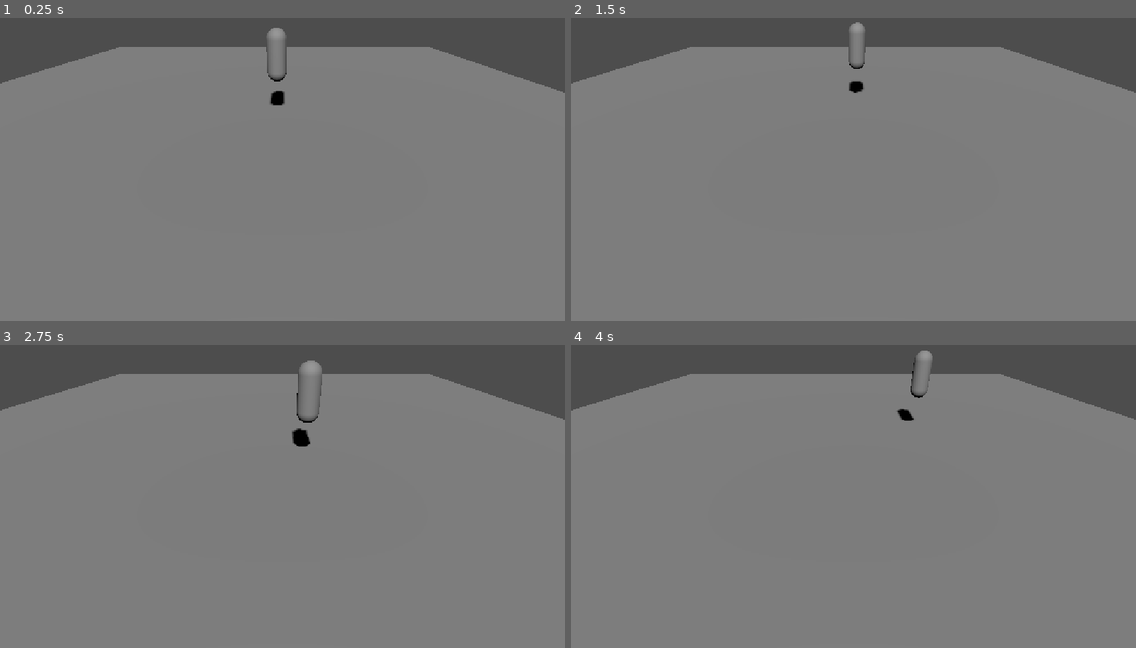
Above: before the commit, frames 1-4 (two rows, left to right).
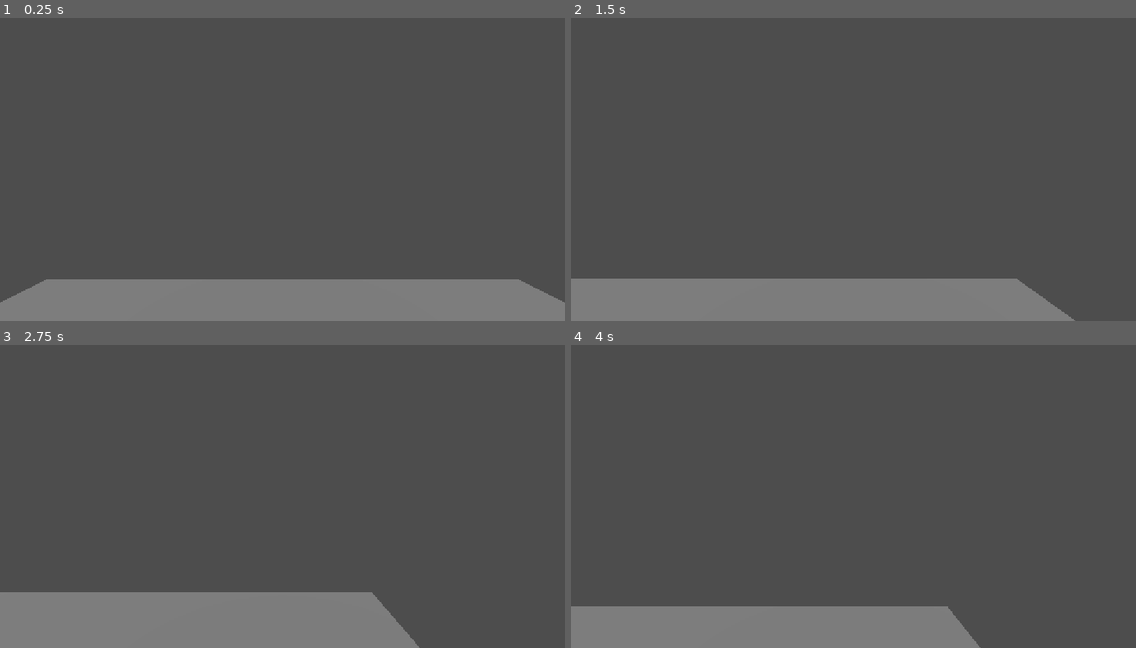
Above: after the commit, the same moments.

Repository: santiagotafur2026/ultimo-turno
Game: Godot game, scene res://main.tscn
The game is run twice, just before and just after one commit, with the same random seed, the same clock (stepped at 60 frames per second) and the same inputs.
Inputs:
- Up to frame 1 (0.25 s): no input
- Up to frame 2 (1.5 s): tap Enter at 0.5 s; hold D (move_right) 0.53-1.28 s; hold Shift (correr) 0.53-1.28 s; hold S (move_down) from 1.28 s (still down); tap Shift (correr) at 1.35 s
- Up to frame 3 (2.75 s): release S (move_down) at 2.03 s; hold D (move_right) from 2.03 s (still down); hold Shift (correr) from 2.03 s (still down)
- Up to frame 4 (4 s): release D (move_right) at 2.78 s; release Shift (correr) at 2.78 s; hold W (move_up) 2.78-3.53 s; tap Shift (correr) at 2.85 s; hold A (move_left) from 3.53 s (still down); hold Shift (correr) from 3.53 s (still down)

The runs differ from the first frame. In frame 1, 74% of the frame differs, in the area x 0-100%, y 3-94%; in frame 2, 76%; in frame 3, 74%; in frame 4, 78%, in the area x 0-100%, y 1-100%.

Commit message:
Create script camara_primera
crear script camara primera

Diff:
--- /dev/null
+++ b/camara_primera.gd
@@ -0,0 +1,15 @@
+extends Camera3D
+
+@export var objetivo: Node3D
+@export var altura_ojos = 1.6
+
+func _ready():
+	top_level = true
+	rotation = Vector3.ZERO # empieza mirando al frente
+	objetivo.get_node("Modelo").visible = false # adentro de la cabeza
+
+func _physics_process(delta):
+	global_position = objetivo.global_position + Vector3(0, altura_ojos, 0)
+	# Medida (bórrenla al terminar):
+	if Engine.get_physics_frames() % 30 == 0:
+		print("cámara ", global_position.snappedf(0.01))
--- a/main.tscn
+++ b/main.tscn
@@ -2,6 +2,7 @@
 
 [ext_resource type="Script" uid="uid://bk2r7qus8smkx" path="res://main.gd" id="1_ig7tw"]
 [ext_resource type="Script" uid="uid://dfqesq0cjixqx" path="res://personaje.gd" id="2_0xm2m"]
+[ext_resource type="Script" uid="uid://c3qoojeln7dde" path="res://camara_primera.gd" id="2_h2yge"]
 
 [sub_resource type="BoxShape3D" id="BoxShape3D_uxa2c"]
 size = Vector3(30, 1, 30)
@@ -27,6 +28,7 @@
 
 [sub_resource type="Animation" id="Animation_0xm2m"]
 resource_name = "walk"
+length = 0.3
 loop_mode = 1
 
 [sub_resource type="AnimationLibrary" id="AnimationLibrary_h2yge"]
@@ -53,15 +55,17 @@
 transform = Transform3D(1, 0, 0, 0, 1, 0, 0, 0, 1, 0, -5, 0)
 mesh = SubResource("BoxMesh_hchaj")
 
-[node name="Camera3D" type="Camera3D" parent="." unique_id=733500645]
-transform = Transform3D(1, 0, 0, 0, 0.81915206, 0.57357645, 0, -0.57357645, 0.81915206, 0.7829555, -0.57456946, 9.917257)
+[node name="Camera3D" type="Camera3D" parent="." unique_id=733500645 node_paths=PackedStringArray("objetivo")]
+transform = Transform3D(1, 0, 0, 0, 0.81915206, 0.57357645, 0, -0.57357645, 0.81915206, 0, 5, 7)
 current = true
 fov = 68.17596
+script = ExtResource("2_h2yge")
+objetivo = NodePath("../Personaje")
 
 [node name="Personaje" type="CharacterBody3D" parent="." unique_id=426956505 node_paths=PackedStringArray("camara")]
 script = ExtResource("2_0xm2m")
 camara = NodePath("../Camera3D")
-speed_correr = 2.0
+speed_caminar = 3.0
 tiempo_arranque = 0.3
 
 [node name="CollisionShape3D" type="CollisionShape3D" parent="Personaje" unique_id=649337984]
Not shown, added: camara_primera.gd.uid
